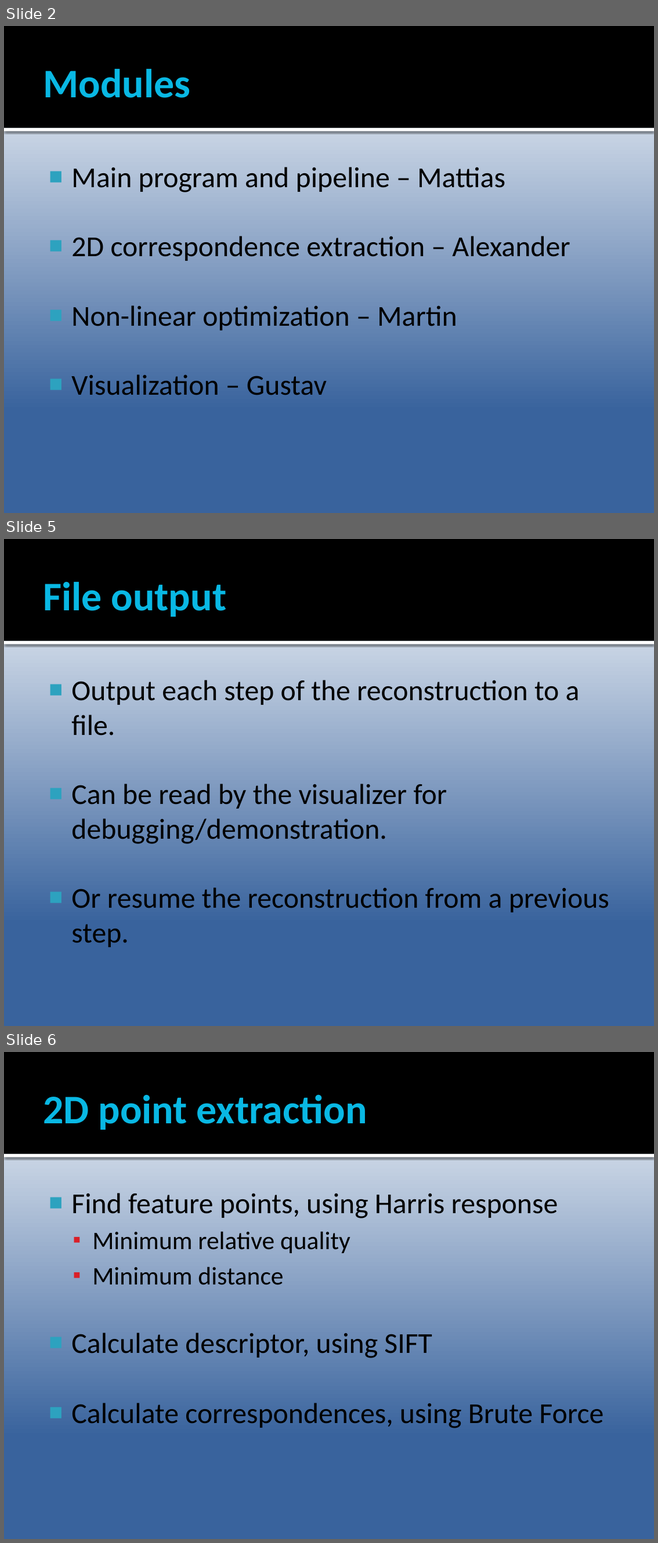
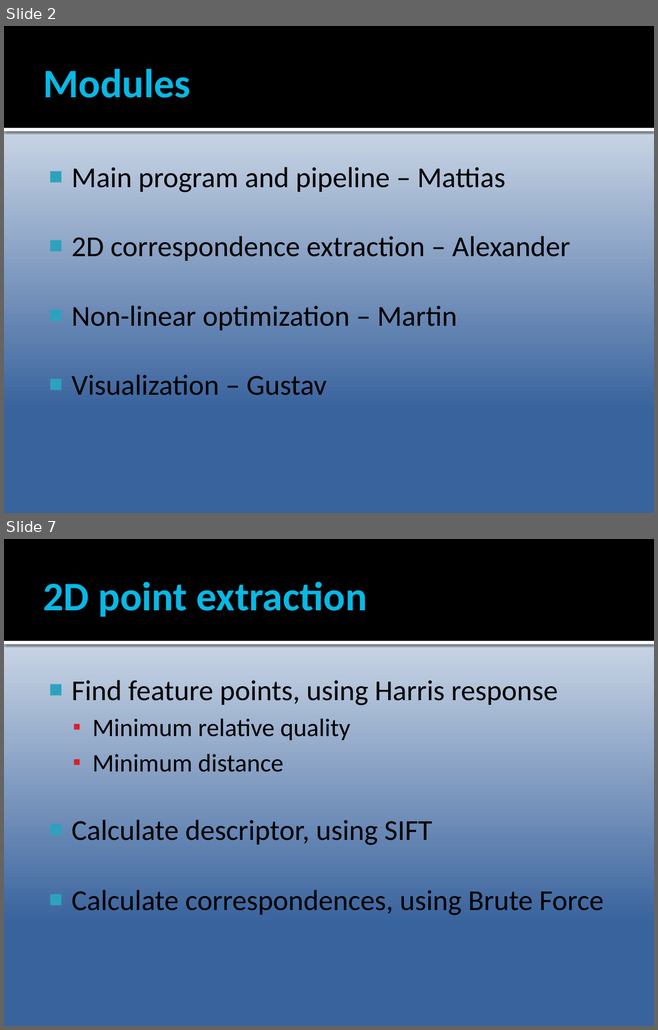
Before and after one commit to Epipolarna/Tracking, a slide deck: 3D Reconstruction/Documentation/TSBB15prez.pptx. Shown one above the other, each under a label of ours: slides 2, 5 and 6 before the commit, slides 2 and 7 after it; the slides between them are not shown. The pictures are 658x1543 and 658x1030 pixels, drawn with LibreOffice and Linux fonts; fonts in the diff are those of the drawing. Boxes give left, top, right and bottom in pixels: in the first picture for what was removed or moved away, otherwise in the second. Text is boxed around its words. In the diff, an @@ line names an element or a change of style, - is before the commit and + after.

```diff
--- a/3D Reconstruction/Documentation/TSBB15prez.pptx
+++ b/3D Reconstruction/Documentation/TSBB15prez.pptx
@@ slide 5 removed at <box>4,539,654,1026</box>, background gradient #FFFFFF to #39639D; not listed: 2 template elements that a slide beside it also shows @@
@@ title removed at <box>43,582,227,617</box> @@
-File output
@@ text removed at <box>71,680,609,947</box> @@
-■ Output each step of the reconstruction to a file.
-■ Can be read by the visualizer for debugging/demonstration.
-■ Or resume the reconstruction from a previous step.
@@ what was slide 6 is now slide 7 @@
```
Also in this commit, not shown: 2 slides changed, 2 slides added, 1 other file.
